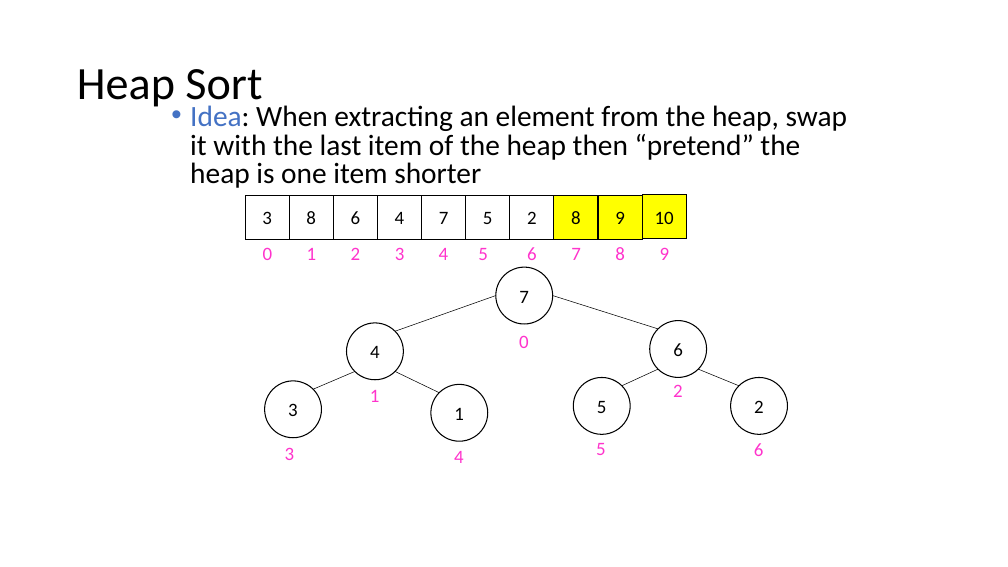
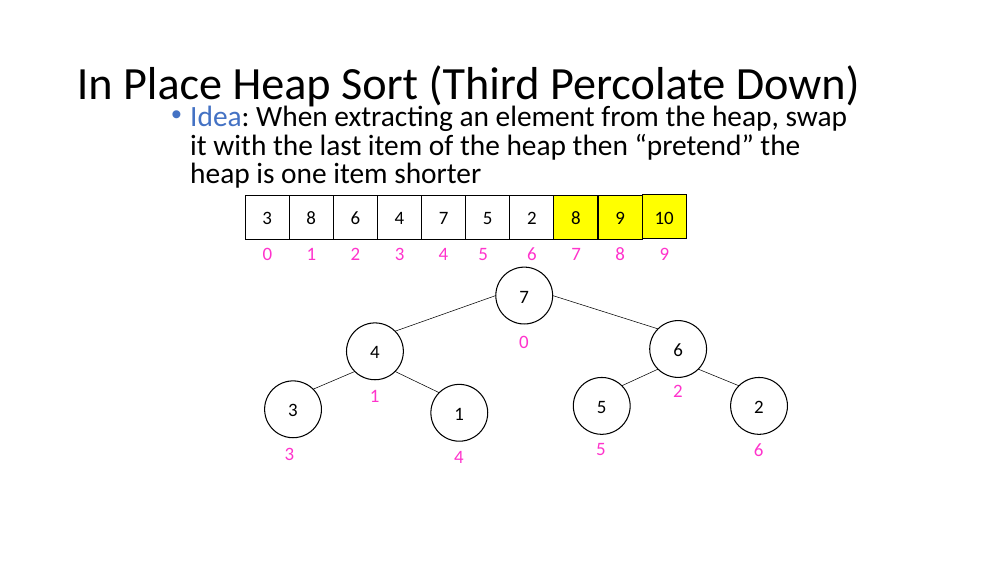
Before and after one commit to natebrunelle/cse332, a slide deck: slide 49 of markdown/files/slides/lecture12_sorting1.pptx. Drawn at 1008x567 pixels with LibreOffice and Linux fonts; fonts in the diff are those of the drawing. Boxes give left, top, right and bottom in pixels: in the first picture for what was removed or moved away, otherwise in the second. Text is boxed around its words. In the diff, an @@ line names an element or a change of style, - is before the commit and + after.

```diff
--- a/markdown/files/slides/lecture12_sorting1.pptx
+++ b/markdown/files/slides/lecture12_sorting1.pptx
@@ title at [77, 65, 860, 111]: text changed @@
-Heap Sort
+In Place Heap Sort (Third Percolate Down)
```
Also in this commit, not shown: 11 other slides changed, 27 slides removed, 11 other files.
